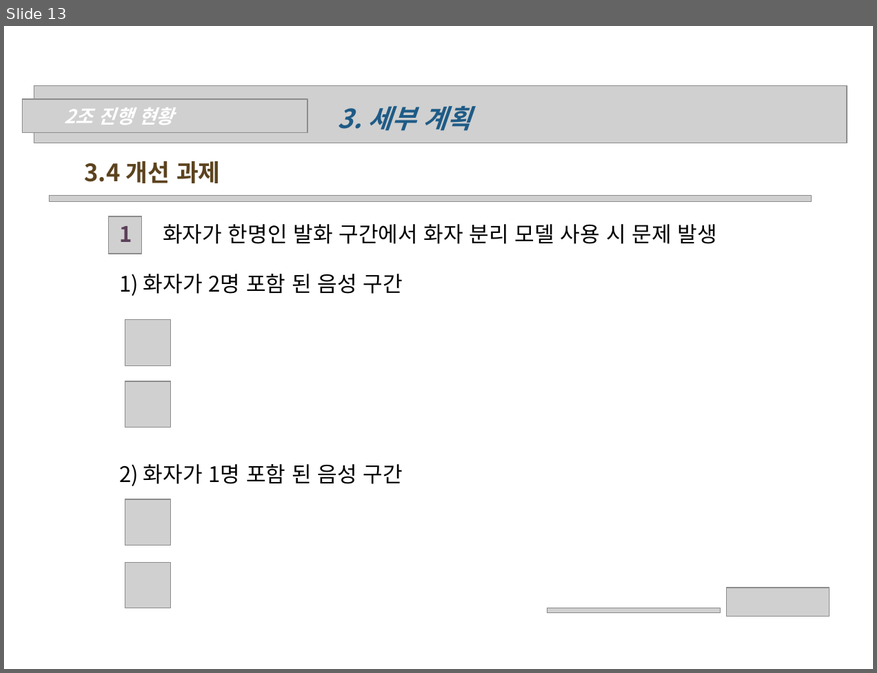
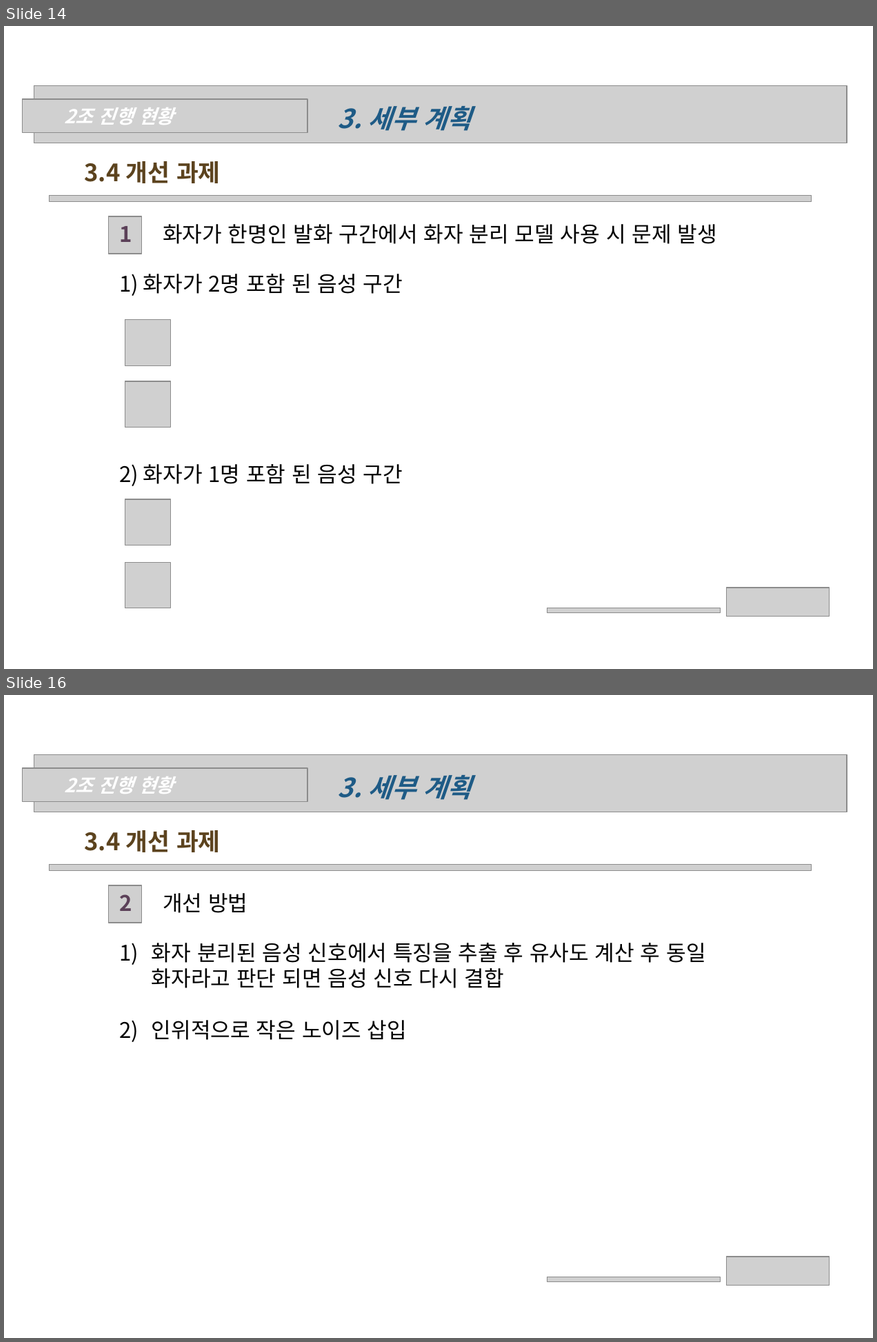
Before and after one commit to wonchul98/audio-to-summary, a slide deck: ppt/0310_2조_나현희_신원철.pptx. Shown one above the other, each under a label of ours: slide 13 before the commit, slides 14 and 16 after it; the slides between them are not shown. The pictures are 877x673 and 877x1342 pixels, drawn with LibreOffice and Linux fonts; fonts in the diff are those of the drawing; grey boxes stand for pictures; background and template pictures are left out. Boxes give left, top, right and bottom in pixels: in the first picture for what was removed or moved away, otherwise in the second. Text is boxed around its words. In the diff, an @@ line names an element or a change of style, - is before the commit and + after.

```diff
--- a/ppt/0310_2조_나현희_신원철.pptx
+++ b/ppt/0310_2조_나현희_신원철.pptx
@@ slide 16 added at (4, 695, 873, 1338), background picture (left out) @@
@@ picture added at (34, 754, 848, 812) @@
@@ picture added at (22, 768, 308, 802) @@
@@ text added at (64, 776, 174, 794), 16 pt, text #FFFFFF, bold, italic @@
+2조 진행 현황
@@ text added at (338, 775, 472, 800), 22 pt, text #1E5B86, bold, italic @@
+3. 세부 계획
@@ text added at (85, 830, 221, 852), 20 pt, text #5C431E, bold @@
+3.4 개선 과제
@@ picture added at (49, 865, 811, 871) @@
@@ picture added at (108, 886, 141, 923) @@
@@ text added at (119, 894, 132, 911), 18 pt, text #5B4058, bold @@
+2
@@ text added at (163, 893, 248, 913), 18 pt, text #000000 @@
+개선 방법
@@ text added at (152, 943, 706, 1040), 18 pt, text #000000 @@
+1) 화자 분리된 음성 신호에서 특징을 추출 후 유사도 계산 후 동일 화자라고 판단 되면 음성 신호 다시 결합
+2) 인위적으로 작은 노이즈 삽입
@@ picture added at (727, 1257, 831, 1285) @@
@@ picture added at (548, 1277, 720, 1281) @@
@@ what was slide 13 is now slide 14 @@
```
Also in this commit, not shown: 2 slides changed, 1 other slide added, 2 other files.
